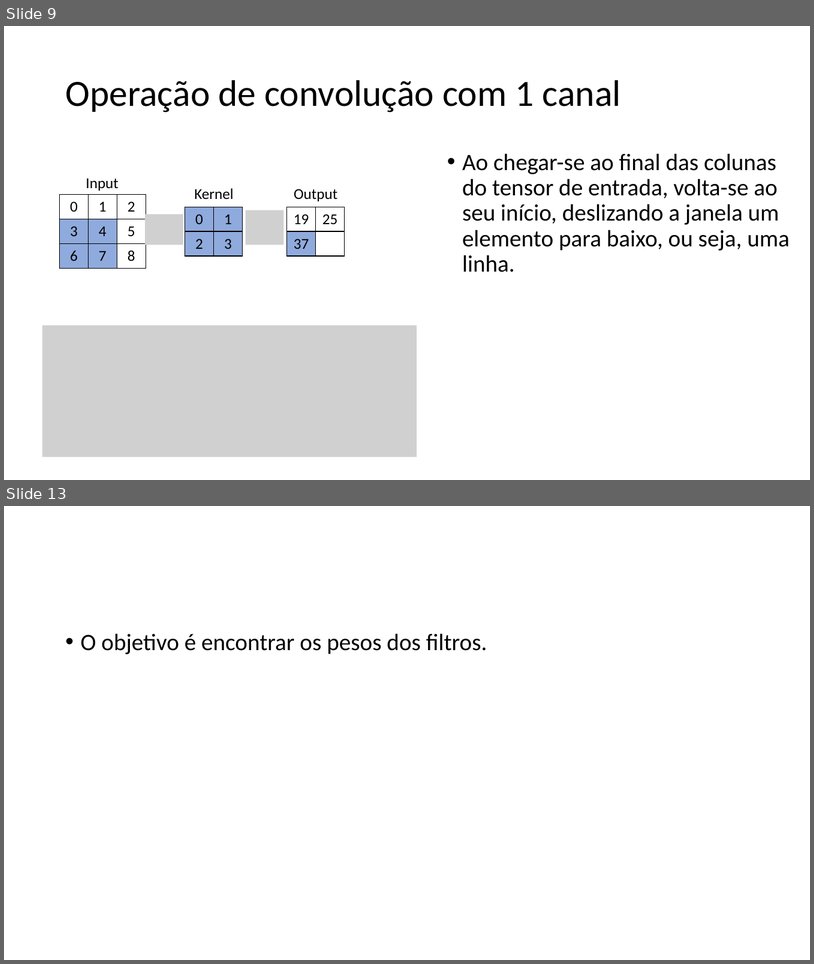
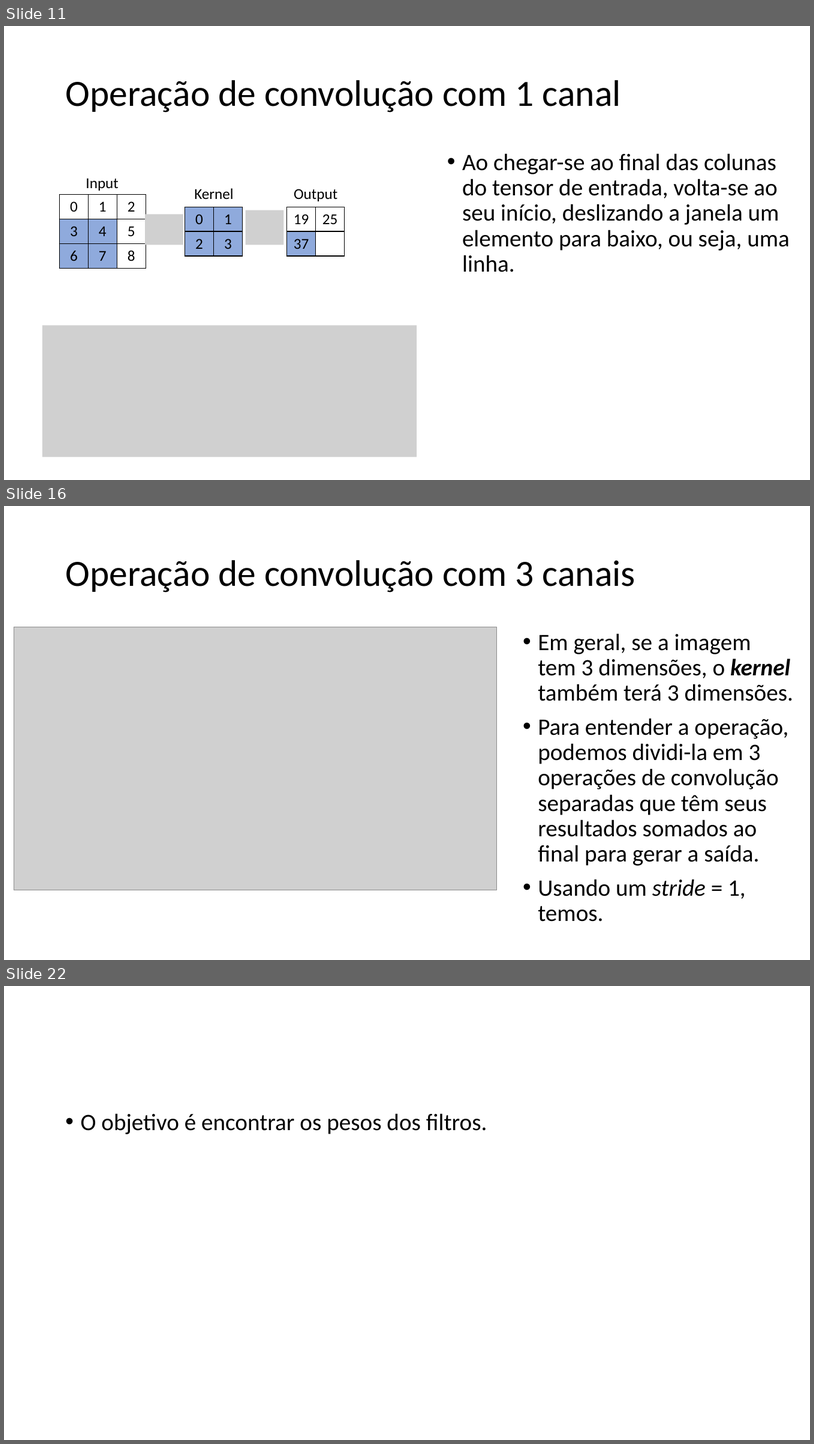
Before and after one commit to zz4fap/tp557-iot-ml, a slide deck: slides/TP557_12_Introduzindo_convoluções.pptx. Shown one above the other, each under a label of ours: slides 9 and 13 before the commit, slides 11, 16 and 22 after it; the slides between them are not shown. The pictures are 814x964 and 814x1444 pixels, drawn with LibreOffice and Linux fonts; fonts in the diff are those of the drawing; grey boxes stand for pictures. Boxes give left, top, right and bottom in pixels: in the first picture for what was removed or moved away, otherwise in the second. Text is boxed around its words. In the diff, an @@ line names an element or a change of style, - is before the commit and + after.

```diff
--- a/slides/TP557_12_Introduzindo_convoluções.pptx
+++ b/slides/TP557_12_Introduzindo_convoluções.pptx
@@ slide 16 added at <box>4,506,810,960</box>, background #FFFFFF @@
@@ title added at <box>65,560,636,592</box>, 44 pt, text #000000 @@
+Operação de convolução com 3 canais
@@ picture added at <box>14,627,497,890</box> @@
@@ text added at <box>538,633,794,921</box>, 28 pt, text #000000 @@
+• Em geral, se a imagem tem 3 dimensões, o kernel também terá 3 dimensões.
+• Para entender a operação, podemos dividi-la em 3 operações de convolução separadas que têm seus resultados somados ao final para gerar a saída.
+• Usando um stride = 1, temos.
@@ what was slide 9 is now slide 11 @@
@@ what was slide 13 is now slide 22 @@
```
Also in this commit, not shown: 3 slides changed, 13 other slides added, 1 slide removed, 4 other files.
